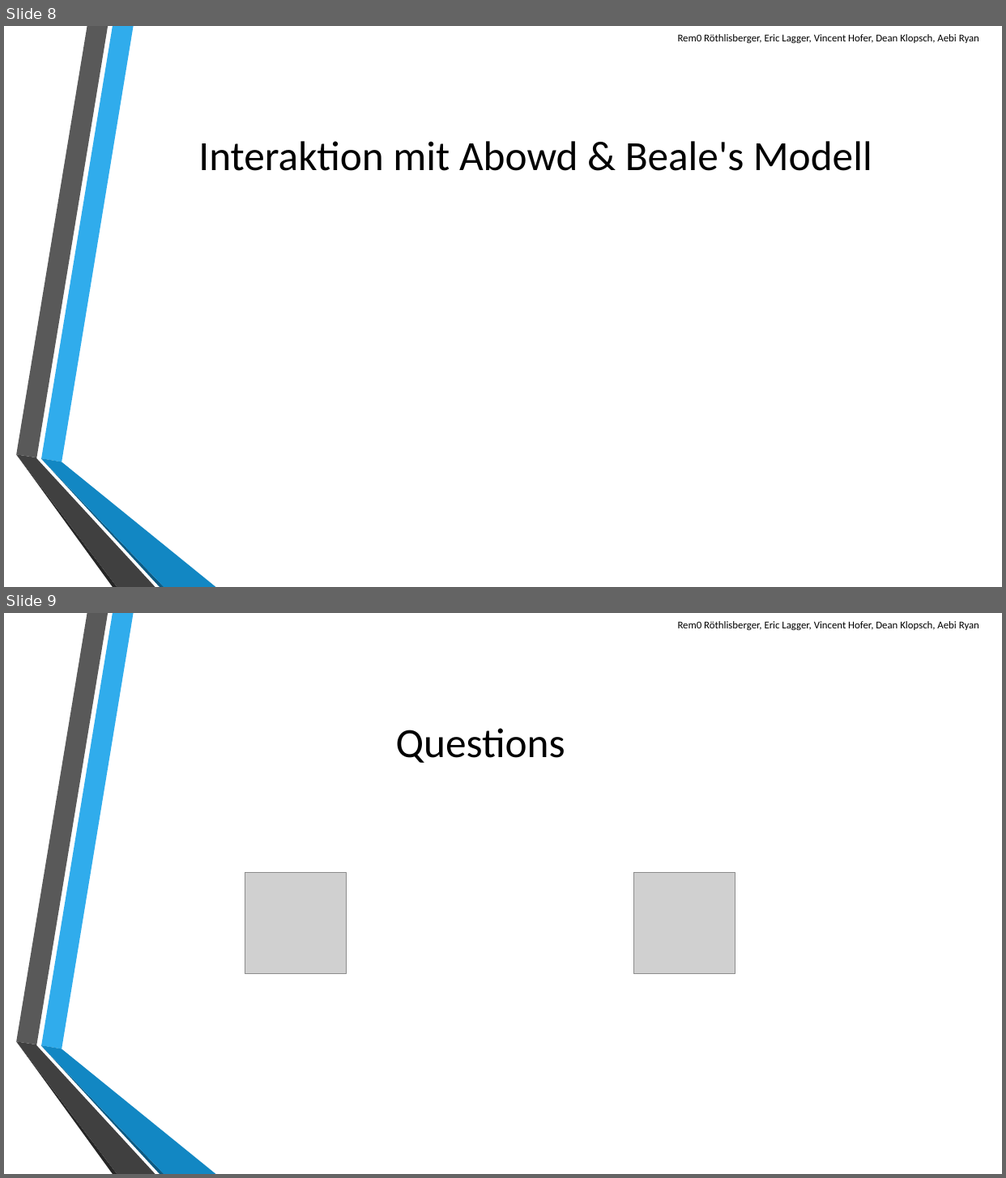
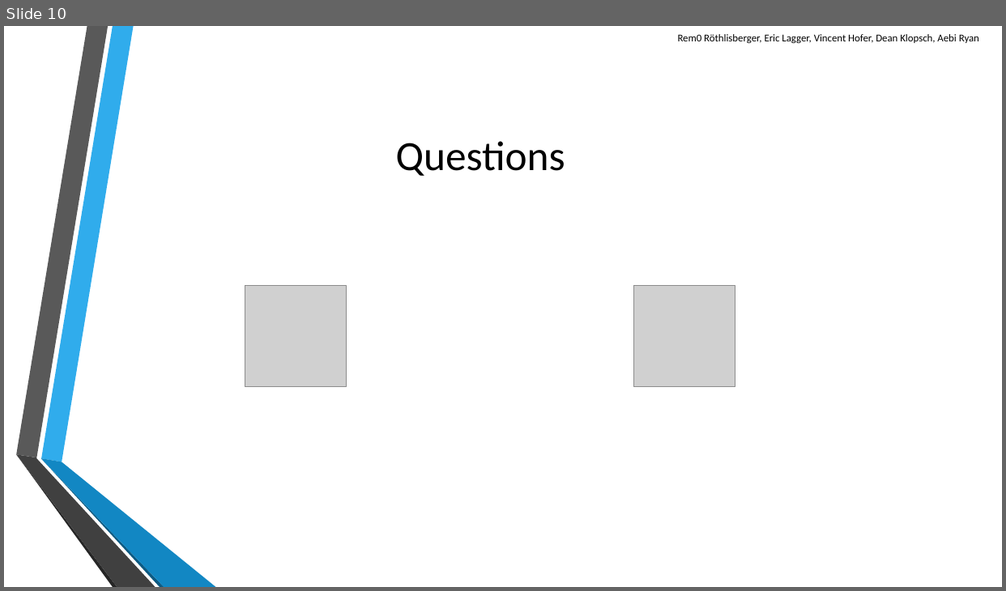
Before and after one commit to scg-unibe-ch/ese2016-team8, a slide deck: baseProject/presentation/Presentation-Team8.pptx. Shown one above the other, each under a label of ours: slides 8 and 9 before the commit, slide 10 after it. The pictures are 1006x1178 and 1006x591 pixels, drawn with LibreOffice and Linux fonts; fonts in the diff are those of the drawing; grey boxes stand for pictures; background and template pictures are left out. Boxes give left, top, right and bottom in pixels: in the first picture for what was removed or moved away, otherwise in the second. Text is boxed around its words. In the diff, an @@ line names an element or a change of style, - is before the commit and + after.

```diff
--- a/baseProject/presentation/Presentation-Team8.pptx
+++ b/baseProject/presentation/Presentation-Team8.pptx
@@ slide 8 removed at [4,26,1002,587], background picture (left out); not listed: 6 template elements that a slide beside it also shows @@
@@ text removed at [678,34,979,44] @@
-Rem0 Röthlisberger, Eric Lagger, Vincent Hofer, Dean Klopsch, Aebi Ryan
@@ title removed at [198,141,872,171] @@
-Interaktion mit Abowd & Beale's Modell
@@ what was slide 9 is now slide 10 @@
```
Also in this commit, not shown: 6 slides changed, 2 slides added, 6 other files.
